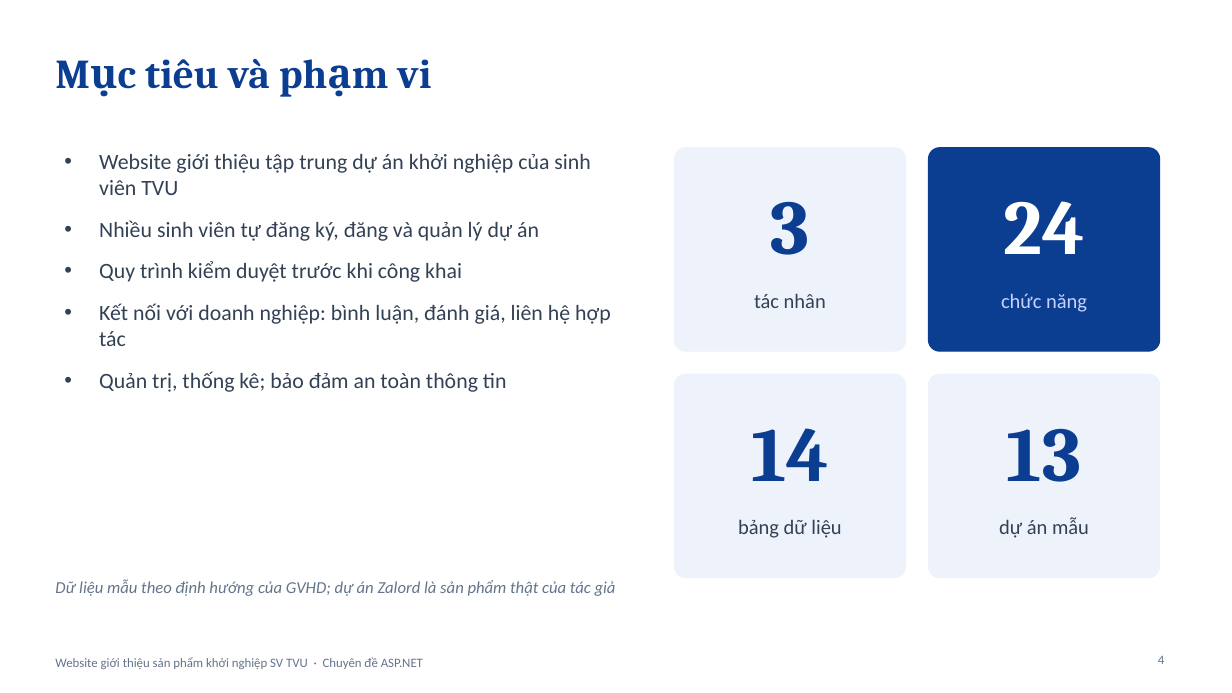
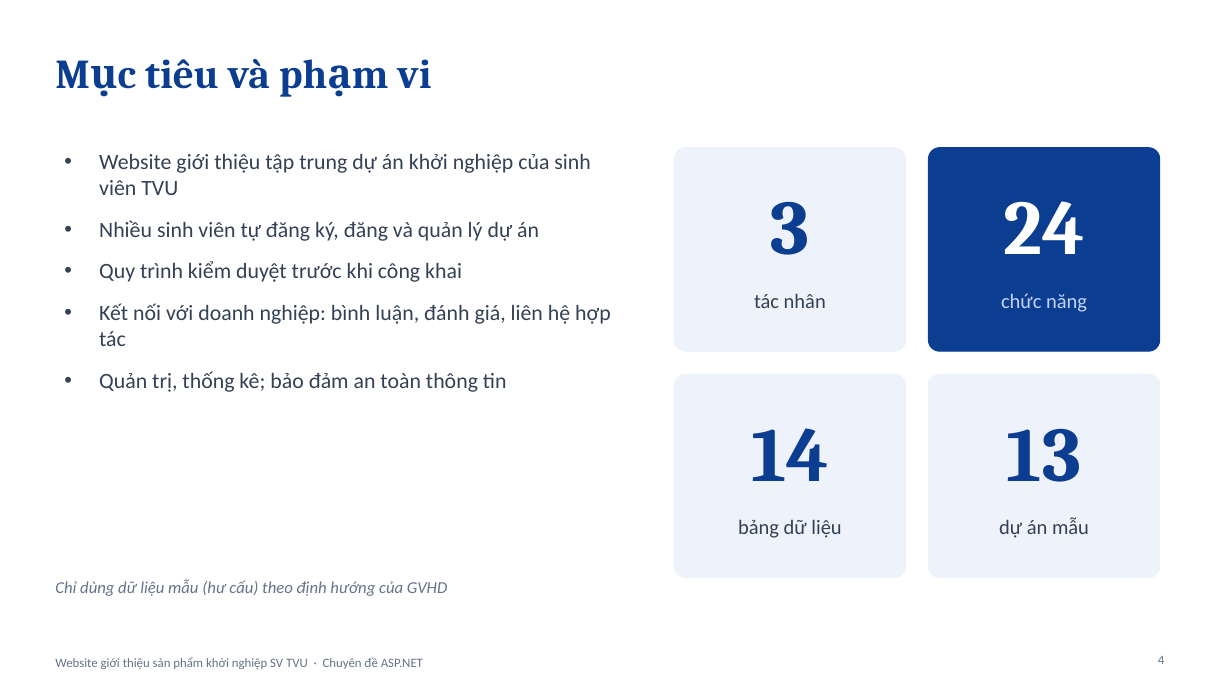
Before and after one commit to taophuong/TVU, a slide deck: slide 4 of docs/BaoCao/SlideThuyetTrinh_170125077_LeVanBinhPhuong.pptx. Drawn at 1232x693 pixels with LibreOffice and Linux fonts; fonts in the diff are those of the drawing. Boxes give left, top, right and bottom in pixels: in the first picture for what was removed or moved away, otherwise in the second. Text is boxed around its words. In the diff, an @@ line names an element or a change of style, - is before the commit and + after.

```diff
--- a/docs/BaoCao/SlideThuyetTrinh_170125077_LeVanBinhPhuong.pptx
+++ b/docs/BaoCao/SlideThuyetTrinh_170125077_LeVanBinhPhuong.pptx
@@ text at box(55, 580, 447, 596): text changed @@
-Dữ liệu mẫu theo định hướng của GVHD; dự án Zalord là sản phẩm thật của tác giả
+Chỉ dùng dữ liệu mẫu (hư cấu) theo định hướng của GVHD
```
Also in this commit, not shown: 2 other slides changed, 48 other files.
